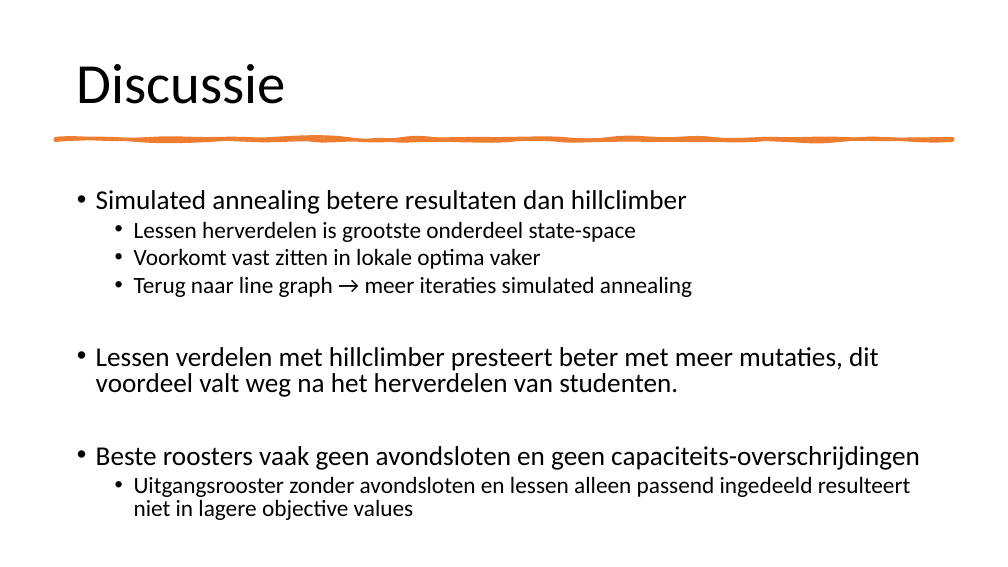
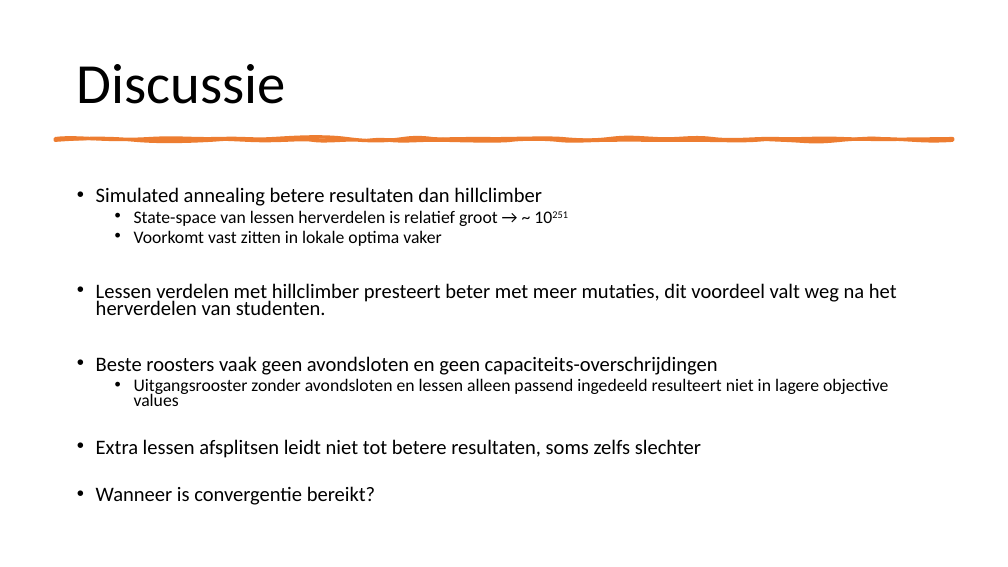
Before and after one commit to NinaAlblasMinorAI/RoosterRulers, a slide deck: slide 16 of doc/Presentatie.pptx (slide 17 before the commit). Drawn at 1008x567 pixels with LibreOffice and Linux fonts; fonts in the diff are those of the drawing. Boxes give left, top, right and bottom in pixels: in the first picture for what was removed or moved away, otherwise in the second. Text is boxed around its words. In the diff, an @@ line names an element or a change of style, - is before the commit and + after.

```diff
--- a/doc/Presentatie.pptx
+++ b/doc/Presentatie.pptx
@@ text at bbox=[96, 187, 897, 406]: size 25.9 to 19.6 pt in "Simulated annealing betere resultaten dan hillclimber", "Lessen verdelen met hillclimber presteert beter met ...", "Beste roosters vaak geen avondsloten en geen ..."; size 22.2 to 16.8 pt in "Voorkomt vast zitten in lokale optima vaker", "Uitgangsrooster zonder avondsloten en lessen alleen passend ..."; line spacing 0.8 to 0.7 @@
@@ text at bbox=[134, 210, 498, 226]: text changed; size 22.2 to 16.8 pt @@
-  • Lessen herverdelen is grootste onderdeel state-space
+  • State-space van lessen herverdelen is relatief groot → ~ 10251
@@ text at bbox=[134, 276, 692, 297]: paragraph removed @@
-  • Terug naar line graph → meer iteraties simulated annealing
@@ text at bbox=[96, 439, 701, 505]: paragraphs added @@
+• Extra lessen afsplitsen leidt niet tot betere resultaten, soms zelfs slechter
+• Wanneer is convergentie bereikt?
```
Also in this commit, not shown: 11 other slides changed, 2 slides added, 1 other file.
